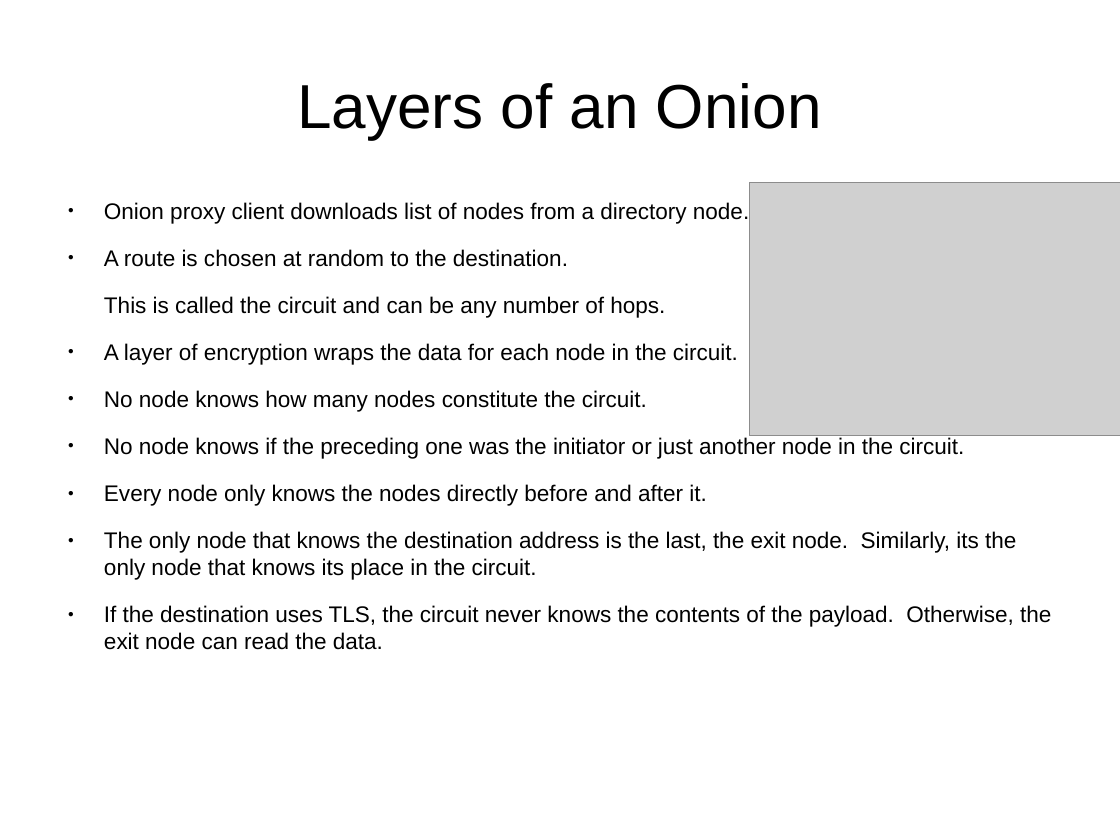
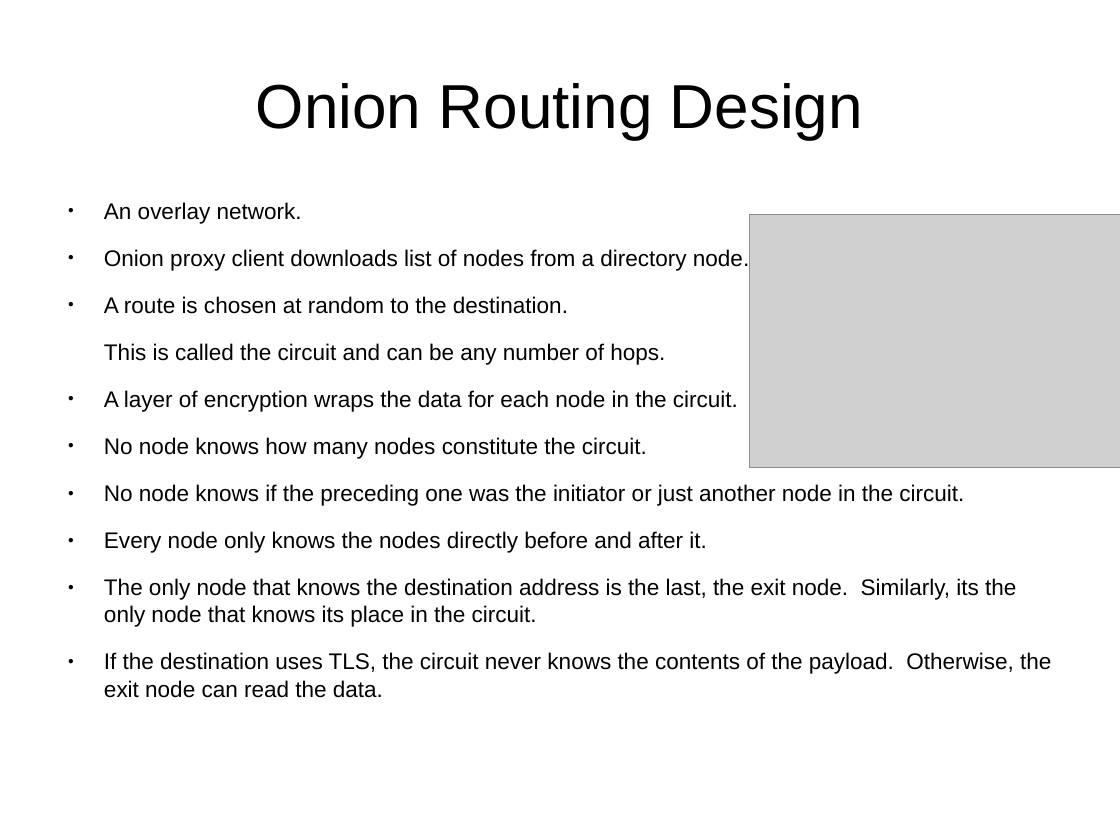
Before and after one commit to btoll/benjamintoll.com, a slide deck: slide 4 of static/talks/tor.odp. Drawn at 1120x840 pixels with LibreOffice and Linux fonts; fonts in the diff are those of the drawing; grey boxes stand for pictures. Boxes give left, top, right and bottom in pixels: in the first picture for what was removed or moved away, otherwise in the second. Text is boxed around its words. In the diff, an @@ line names an element or a change of style, - is before the commit and + after.

Commit message:
Updated Tor talk
Added a lot more pictures!

```diff
--- a/static/talks/tor.odp
+++ b/static/talks/tor.odp
@@ title at bbox=[256, 83, 863, 139]: text changed @@
-Layers of an Onion
+Onion Routing Design
@@ text at bbox=[104, 202, 302, 224]: paragraph added @@
+● An overlay network.
@@ picture: place and size @@
-picture at bbox=[750, 182, 1120, 436]
+picture at bbox=[750, 214, 1120, 469]
```
Also in this commit, not shown: 7 other slides changed, 11 slides added, 6 slides removed, 7 other files.
